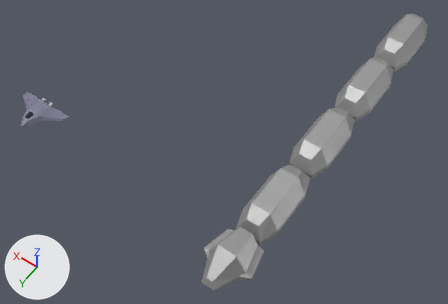
What one commit did to the Blender file Art/coreship.blend.
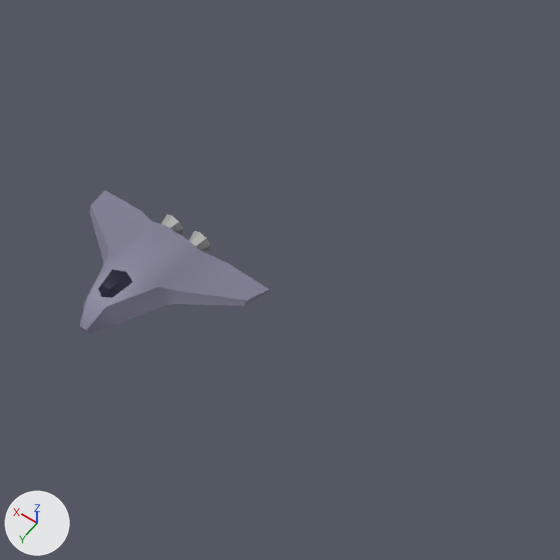
Each version is shown whole from a camera (50 mm lens) standing at (-63.0, 36.7, 74.6) and looking at (-25.4, -15.9, -8.1), then close up on the part from 0% to 32% of the width and 14% to 61% of the height. Arrows for +X, +Y and +Z are at lower left; the lights stay in place.

Before the edit, the objects in view are built like this:
```python
me_cube = bpy.data.meshes.new('Cube')
me_cube.from_pydata(...)  # 129 vertices, 126 faces, 1 loose edge; spans x -4.79..4.79, y -2.5..3.5, z -0.7..0.8
me_cube.polygons.foreach_set('use_smooth', [True] * 126)
# faces by material slot: [52, 66, 8]
me_cube.materials.append(mat_hull)  # grey #817f96
me_cube.materials.append(mat_metal)  # grey #b8b8b8
me_cube.materials.append(mat_glass)  # dark blue #0d132e
ob_playership = bpy.data.objects.new('PlayerShip', me_cube)
ob_playership.location = (0.0, 0.0, 0.0)
_m = ob_playership.modifiers.new('EdgeSplit', 'EDGE_SPLIT')
_m = ob_playership.modifiers.new('Triangulate', 'TRIANGULATE')
```
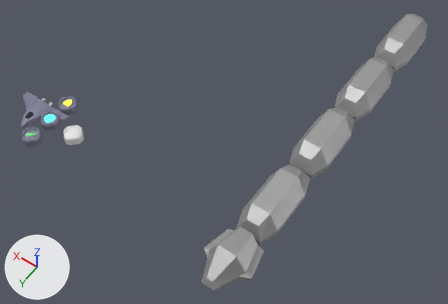
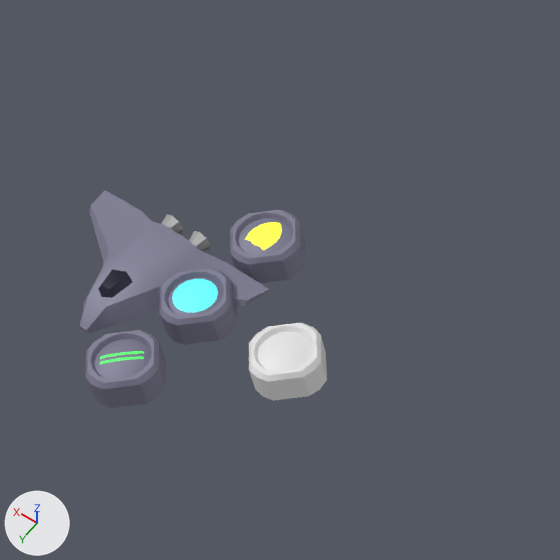
Changed parts and their boxes (x1, y1, x2, y2) in the close-ups (560 x 560 px):
'PowerupLasers', added: after (85, 330, 166, 408)
    faces in mat_hull (grey #817f96): (85, 330, 166, 408)
    faces in mat_poweruplasers (green #42e955): (100, 351, 144, 365)
'PowerupTemplate', added: after (249, 323, 327, 401)
'PowerupShield', added: after (159, 268, 237, 345)
    faces in mat_hull (grey #817f96): (159, 268, 237, 345)
    faces in mat_powerupshield (cyan #50d1d6): (172, 279, 218, 313)
'PowerupArmor', added: after (230, 210, 305, 283)
    faces in mat_hull (grey #817f96): (230, 210, 305, 283)
    faces in mat_poweruparmor (yellow #ebe73b): (245, 222, 282, 250)

Patch to the scene script:
```diff
--- a/Art/coreship.blend.py
+++ b/Art/coreship.blend.py
@@ mat_poweruplasers @@
+mat_poweruplasers = principled_material('PowerupLasers')
+mat_poweruplasers.base_color = (0.0552, 0.814, 0.0907)  # green #42e955
+mat_poweruplasers.metallic = 0.2
+mat_poweruplasers.roughness = 0.6
+mat_poweruplasers.emission_color = (0.0545, 0.815, 0.0908)  # green #42e955
+mat_poweruplasers.emission_strength = 1.0
@@ mat_poweruparmor @@
+mat_poweruparmor = principled_material('PowerupArmor')
+mat_poweruparmor.base_color = (0.828, 0.801, 0.044)  # yellow #ebe73b
+mat_poweruparmor.metallic = 0.2
+mat_poweruparmor.roughness = 0.6
+mat_poweruparmor.emission_color = (0.831, 0.799, 0.0437)  # yellow #ebe73b
+mat_poweruparmor.emission_strength = 1.0
@@ mat_powerupshield @@
+mat_powerupshield = principled_material('PowerupShield')
+mat_powerupshield.base_color = (0.0799, 0.636, 0.674)  # cyan #50d1d6
+mat_powerupshield.metallic = 0.2
+mat_powerupshield.roughness = 0.6
+mat_powerupshield.emission_color = (0.0802, 0.638, 0.672)  # cyan #50d1d6
+mat_powerupshield.emission_strength = 1.0
@@ me_cube_011 @@
+me_cube_011.from_pydata(...)  # 142 vertices, 148 faces; spans x -1.6..1.6, y -1.6..1.6, z -0.88..0.52
+me_cube_011.polygons.foreach_set('use_smooth', [True] * 148)
+# faces by material slot: [128, 20]
+me_cube_011.materials.append(mat_hull)  # grey #817f96
+me_cube_011.materials.append(mat_poweruplasers)  # green #42e955
@@ me_cube_010 @@
+me_cube_010.from_pydata(...)  # 98 vertices, 114 faces; spans x -1.6..1.6, y -1.6..1.6, z -0.84..0.56
+me_cube_010.polygons.foreach_set('use_smooth', [True] * 114)
+# faces by material slot: [98, 16]
+me_cube_010.materials.append(mat_hull)  # grey #817f96
+me_cube_010.materials.append(mat_poweruparmor)  # yellow #ebe73b
@@ me_cube_009 @@
+me_cube_009.from_pydata(...)  # 98 vertices, 112 faces; spans x -1.6..1.6, y -1.6..1.6, z -0.84..0.56
+me_cube_009.polygons.foreach_set('use_smooth', [True] * 112)
@@ me_cube_006 @@
+me_cube_006.from_pydata(...)  # 115 vertices, 128 faces; spans x -1.6..1.6, y -1.6..1.6, z -0.85..0.55
+me_cube_006.polygons.foreach_set('use_smooth', [True] * 128)
+# faces by material slot: [96, 32]
+me_cube_006.materials.append(mat_hull)  # grey #817f96
+me_cube_006.materials.append(mat_powerupshield)  # cyan #50d1d6
@@ ob_poweruplasers @@
+ob_poweruplasers = bpy.data.objects.new('PowerupLasers', me_cube_011)
+ob_poweruplasers.location = (-3.0, 4.0, 0.0)
+_m = ob_poweruplasers.modifiers.new('EdgeSplit', 'EDGE_SPLIT')
+_m = ob_poweruplasers.modifiers.new('Triangulate', 'TRIANGULATE')
@@ ob_poweruparmor @@
+ob_poweruparmor = bpy.data.objects.new('PowerupArmor', me_cube_010)
+ob_poweruparmor.location = (-3.0, -4.0, 0.0)
+_m = ob_poweruparmor.modifiers.new('EdgeSplit', 'EDGE_SPLIT')
+_m = ob_poweruparmor.modifiers.new('Triangulate', 'TRIANGULATE')
@@ ob_poweruptemplate @@
+ob_poweruptemplate = bpy.data.objects.new('PowerupTemplate', me_cube_009)
+ob_poweruptemplate.location = (-8.0, 0.0, 0.0)
+_m = ob_poweruptemplate.modifiers.new('EdgeSplit', 'EDGE_SPLIT')
@@ ob_powerupshield @@
+ob_powerupshield = bpy.data.objects.new('PowerupShield', me_cube_006)
+ob_powerupshield.location = (-3.0, 0.0, 0.0)
+_m = ob_powerupshield.modifiers.new('EdgeSplit', 'EDGE_SPLIT')
+_m = ob_powerupshield.modifiers.new('Triangulate', 'TRIANGULATE')
```
